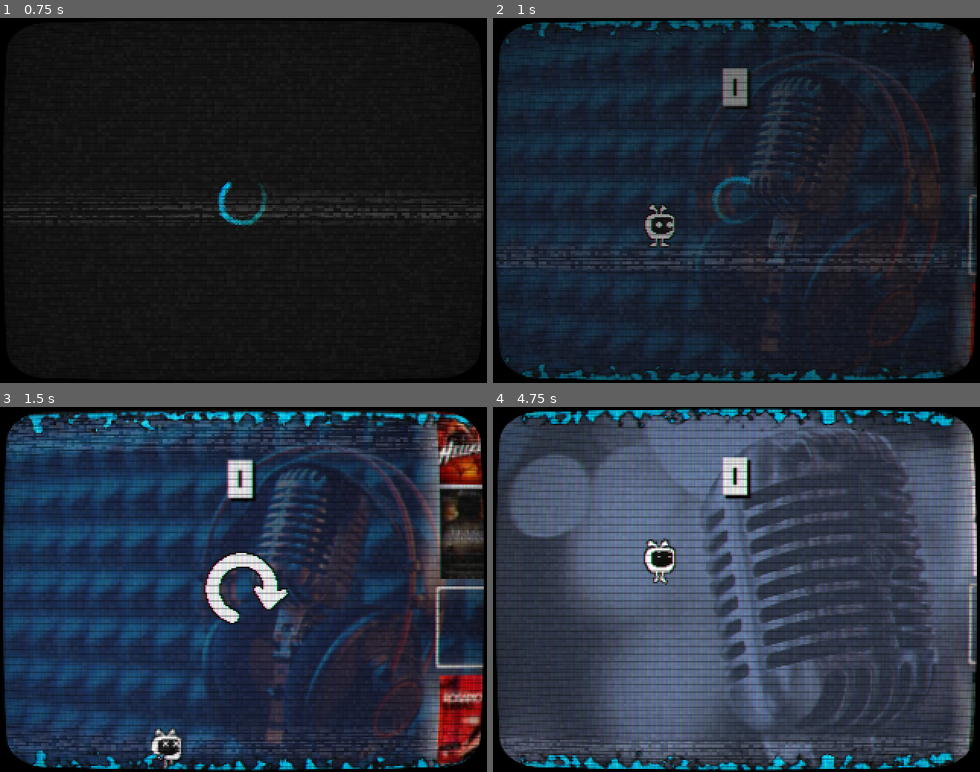
Above: before the commit, frames 1-4 (two rows, left to right).
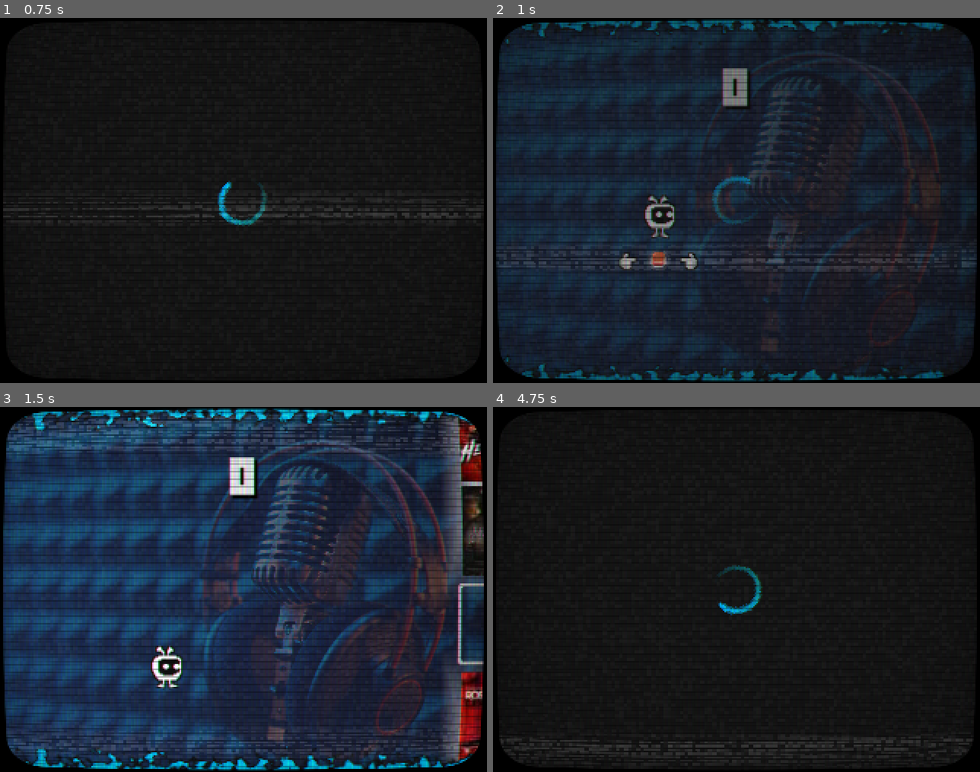
Above: after the commit, the same moments.

Repository: pstupka/stup-os-retro-games
Game: Godot game, scene res://game.tscn
The game is run twice, just before and just after one commit, with the same random seed, the same clock (stepped at 60 frames per second) and the same inputs. This scene is started directly instead of the project's main scene.
Inputs (mouse positions are in pixels of both pictures, inside the frame that each line leads up to):
- Up to frame 1 (0.75 s): tap Enter (ui_accept) at 0.5 s; hold Up (ui_up) from 0.53 s (still down); hold Enter (ui_accept) from 0.53 s (still down)
- Up to frame 2 (1 s): keep holding Up (ui_up); keep holding Enter (ui_accept); tap Q (p0_jump) at 0.77, 0.8 s
- Up to frame 3 (1.5 s): tap Q (p0_jump) at 1.07, 1.35 s; release Up (ui_up) at 1.28 s; release Enter (ui_accept) at 1.28 s; hold Down (ui_down) from 1.28 s (still down)
- Up to frame 4 (4.75 s): tap Q (p0_jump) at 1.52, 1.82, 3.02, 3.05, 3.32, 4.52 s; tap Space (p1_jump) at 1.55, 4.55 s; release Down (ui_down) at 2.03 s; hold Space (p1_jump) 2.03-2.78 s; hold Up (ui_up) 2.03-3.5 s; tap Enter (ui_accept) at 2.3, 2.85 s; click (736, 589) at 3.52 s; hold Down (ui_down) from 4.28 s (still down); hold Enter (ui_accept) from 4.28 s (still down)

Frame 1 is identical in both runs. In frame 2, 2.4% of the frame differs, in the area x 25-100%, y 4-96%; in frame 3, 17%; in frame 4, 94%, in the area x 0-100%, y 0-100%.

Commit message:
[Flappy TiVo] Add pause menu and fully working gameplay

Diff:
--- a/flappy-tivo/autoloads/game_controller.gd
+++ b/flappy-tivo/autoloads/game_controller.gd
@@ -1,8 +1,10 @@
 extends Node
+
+enum {GAME_NOT_READY, GAME_READY, GAME_STARTED, GAME_PAUSED, GAME_STOPPED, GAME_FINISHED}
 
 const SCREEN_SIZE: Vector2i = Vector2i(320, 240)
 
-var game_started: float = false
+var game_state: int = GAME_NOT_READY
 # Game options
 var single_player: bool = true
 var p1_color: Color = Color.WHITE
@@ -10,6 +12,20 @@
 
 
 func request_start_game() -> void:
-	if not game_started:
-		game_started = true
+	if game_state == GAME_READY:
+		game_state = GAME_STARTED
 		Events.game_started.emit()
+
+
+func restart() -> void:
+	game_state = GAME_NOT_READY
+	get_tree().reload_current_scene()
+
+
+func main_menu() -> void:
+	game_state = GAME_NOT_READY
+	get_tree().change_scene_to_file("res://ui/main_menu/main_menu.tscn")
+
+
+func quit() -> void:
+	get_tree().quit()
--- a/flappy-tivo/entities/player.gd
+++ b/flappy-tivo/entities/player.gd
@@ -37,7 +37,7 @@
 
 
 func _physics_process(delta: float) -> void:
-	if not GameController.game_started:
+	if not GameController.game_state == GameController.GAME_STARTED:
 		time_tick += delta
 		position.y += sin(10 * time_tick)
 		animation_sprite(_prev_position - position.y, false)
@@ -56,8 +56,8 @@
 
 
 func animation_sprite(position_delta: float, animate_eyes: bool = true) -> void:
-	leg_l.rotation_degrees = -clamp(position_delta * 35, 0, 35)
-	leg_r.rotation_degrees = clamp(position_delta * 35, 0, 35)
+	leg_l.rotation_degrees = -clamp(position_delta * 35, -10, 35)
+	leg_r.rotation_degrees = clamp(position_delta * 35, -10, 35)
 	antenna_l.rotation_degrees = clamp(-position_delta * 20, -20, 0)
 	antenna_r.rotation_degrees = clamp(position_delta * 20, 0, 20)
 	if animate_eyes:
@@ -89,7 +89,7 @@
 		print(str(self) + ": Score = " + str(score))
 		return
 
-	if area.is_in_group("Obstacles"):
+	if not dead and area.is_in_group("Obstacles"):
 		die(Vector2(-30, -MAX_VELOCITY * 0.5))
 
 
--- a/flappy-tivo/game.gd
+++ b/flappy-tivo/game.gd
@@ -1,5 +1,8 @@
 extends Node
 class_name Game
+
+
+const PAUSE_MENU = preload("res://ui/pause_menu/pause_menu.tscn")
 
 @onready var split_line: Line2D = $SplitLine
 @onready var players: Dictionary = {
@@ -22,9 +25,9 @@
 }
 @onready var primary_level: Level = $HBoxContainer/SubViewportContainer/SubViewport/Level
 @onready var player_start_buttons: Node2D = $PlayerStartButtons
-@onready var restart_button: Button = $RestartButton
 
 func _ready() -> void:
+	Events.loading_finished.connect(_on_loading_finished)
 	if GameController.single_player:
 		players["2"].viewport_container.queue_free()
 		players["2"].start_button.queue_free()
@@ -43,18 +46,16 @@
 	players["1"].player.score_changed.connect(players["1"].level._on_player_score_changed)
 	players["1"].player.died.connect(_on_player_died)
 	players["1"].player.modulate = GameController.p1_color
-	restart_button.pressed.connect(_on_restart_button_pressed)
 
 
 func _input(event: InputEvent) -> void:
-	if not GameController.game_started and (event.is_action_pressed("p0_jump") or event.is_action_pressed("p1_jump")):
+	if GameController.game_state == GameController.GAME_READY and (event.is_action_pressed("p0_jump") or event.is_action_pressed("p1_jump")):
 		GameController.request_start_game()
 		player_start_buttons.queue_free()
 
 
-func _on_restart_button_pressed() -> void:
-	GameController.game_started = false
-	get_tree().reload_current_scene()
+func _on_loading_finished() -> void:
+	GameController.game_state = GameController.GAME_READY
 
 
 func _on_player_died() -> void:
@@ -65,5 +66,4 @@
 		if is_instance_valid(player.player) and not player.player.dead:
 			return
 
-	restart_button.show()
-	restart_button.grab_focus()
+	add_child(PAUSE_MENU.instantiate())
--- a/flappy-tivo/game.tscn
+++ b/flappy-tivo/game.tscn
@@ -6,18 +6,7 @@
 [ext_resource type="Script" path="res://utils/camera_shaker.gd" id="4_dyuye"]
 [ext_resource type="Resource" uid="uid://dsg5beudqg643" path="res://utils/p1_controls.tres" id="5_qyy0b"]
 [ext_resource type="PackedScene" uid="uid://dqam5u3tlq2xu" path="res://ui/start_moving_player_button.tscn" id="6_dtgvv"]
-[ext_resource type="Texture2D" uid="uid://dxhqfj1dwxhbl" path="res://assets/sprites/arrow_clockwise.png" id="7_uusfk"]
 [ext_resource type="PackedScene" uid="uid://dwi5nbggu6nxw" path="res://ui/loading_screen/loading_screen.tscn" id="8_8udh0"]
-
-[sub_resource type="StyleBoxEmpty" id="StyleBoxEmpty_pcisp"]
-
-[sub_resource type="StyleBoxEmpty" id="StyleBoxEmpty_h3vt4"]
-
-[sub_resource type="StyleBoxEmpty" id="StyleBoxEmpty_kq0de"]
-
-[sub_resource type="StyleBoxEmpty" id="StyleBoxEmpty_3846i"]
-
-[sub_resource type="StyleBoxEmpty" id="StyleBoxEmpty_j1ma0"]
 
 [node name="Game" type="Node"]
 script = ExtResource("1_rr2f7")
@@ -85,30 +74,5 @@
 [node name="ButtonSpriteP2" parent="PlayerStartButtons" instance=ExtResource("6_dtgvv")]
 position = Vector2(190, 160)
 
-[node name="RestartButton" type="Button" parent="."]
-visible = false
-anchors_preset = 8
-anchor_left = 0.5
-anchor_top = 0.5
-anchor_right = 0.5
-anchor_bottom = 0.5
-offset_left = -32.0
-offset_top = -32.0
-offset_right = 32.0
-offset_bottom = 32.0
-grow_horizontal = 2
-grow_vertical = 2
-theme_override_colors/icon_normal_color = Color(0.709804, 0.709804, 0.709804, 1)
-theme_override_colors/icon_focus_color = Color(0.835294, 0.835294, 0.835294, 1)
-theme_override_colors/icon_pressed_color = Color(0, 0.654902, 0.882353, 1)
-theme_override_colors/icon_hover_color = Color(0.835294, 0.835294, 0.835294, 1)
-theme_override_styles/focus = SubResource("StyleBoxEmpty_pcisp")
-theme_override_styles/hover_pressed = SubResource("StyleBoxEmpty_h3vt4")
-theme_override_styles/hover = SubResource("StyleBoxEmpty_kq0de")
-theme_override_styles/pressed = SubResource("StyleBoxEmpty_3846i")
-theme_override_styles/normal = SubResource("StyleBoxEmpty_j1ma0")
-icon = ExtResource("7_uusfk")
-icon_alignment = 1
-
 [node name="LoadingScreen" parent="." instance=ExtResource("8_8udh0")]
 loading_time = 0.9
--- a/flappy-tivo/ui/main_menu/main_menu.gd
+++ b/flappy-tivo/ui/main_menu/main_menu.gd
@@ -1,4 +1,6 @@
 extends Control
+
+
 const GAME: PackedScene = preload("res://game.tscn")
 @onready var player_number_button: FlappyMenuButton = $CenterContainer/MarginContainer/ButtonsContainer/PlayerNumberButton
 @onready var select_p_1_button: FlappyMenuButton = $CenterContainer/MarginContainer/ButtonsContainer/SelectP1Button
@@ -7,6 +9,7 @@
 @onready var exit: FlappyMenuButton = $CenterContainer/MarginContainer/ButtonsContainer/Exit
 
 var current_button: FlappyMenuButton
+
 
 func _ready() -> void:
 	connect_signals()
@@ -32,7 +35,8 @@
 			play.name:
 				get_tree().change_scene_to_packed(GAME)
 			exit.name:
-				get_tree().quit()
+				GameController.quit()
+
 
 
 func _on_button_focused(button: FlappyMenuButton) -> void:
--- a/flappy-tivo/ui/main_menu/main_menu.tscn
+++ b/flappy-tivo/ui/main_menu/main_menu.tscn
@@ -96,7 +96,7 @@
 theme_override_fonts/normal_font = ExtResource("2_g7k4h")
 theme_override_font_sizes/normal_font_size = 32
 bbcode_enabled = true
-text = "[center][shake rate=3.0 level=1 connected=0][color=#00a7e1]Flappy TiVo[/color][/shake][/center]"
+text = "[center][wave freq=10 amp=30][color=#00a7e1]Flappy TiVo[/color][/wave][/center]"
 fit_content = true
 scroll_active = false
 threaded = true
--- /dev/null
+++ b/flappy-tivo/ui/pause_menu/pause_menu.gd
@@ -0,0 +1,34 @@
+extends Control
+class_name PauseMenu
+
+
+@onready var restart: FlappyMenuButton = $CenterContainer/MarginContainer/ButtonsContainer/Restart
+@onready var main_menu: FlappyMenuButton = $CenterContainer/MarginContainer/ButtonsContainer/MainMenu
+@onready var exit: FlappyMenuButton = $CenterContainer/MarginContainer/ButtonsContainer/Exit
+
+var current_button: FlappyMenuButton
+
+
+func _ready() -> void:
+	restart.focus_entered.connect(_on_button_focused.bind(restart))
+	main_menu.focus_entered.connect(_on_button_focused.bind(main_menu))
+	exit.focus_entered.connect(_on_button_focused.bind(exit))
+	restart.grab_focus()
+
+	var tween: Tween = create_tween().set_ease(Tween.EASE_OUT).set_trans(Tween.TRANS_BACK)
+	tween.tween_property(self, "position:y", 0, 0.6)
+
+
+func _input(event: InputEvent) -> void:
+	if event.is_action_pressed("ui_accept"):
+		match current_button.name:
+			restart.name:
+				GameController.restart()
+			main_menu.name:
+				GameController.main_menu()
+			exit.name:
+				GameController.quit()
+
+
+func _on_button_focused(button: FlappyMenuButton) -> void:
+	current_button = button
--- /dev/null
+++ b/flappy-tivo/ui/pause_menu/pause_menu.tscn
@@ -0,0 +1,68 @@
+[gd_scene load_steps=10 format=3 uid="uid://dxwcdw371t1kt"]
+
+[ext_resource type="PackedScene" uid="uid://b40jk1iyrrlvn" path="res://ui/main_menu/menu_button.tscn" id="1_epokg"]
+[ext_resource type="Script" path="res://ui/pause_menu/pause_menu.gd" id="1_nqlus"]
+[ext_resource type="Script" path="res://ui/main_menu/menu_option.gd" id="2_7qte5"]
+[ext_resource type="Texture2D" uid="uid://fm1njvpodlla" path="res://assets/sprites/main_menu/button_restart.png" id="3_3d4dm"]
+[ext_resource type="Texture2D" uid="uid://ddxmdxrc4h34w" path="res://assets/sprites/main_menu/button_home.png" id="4_r7rbm"]
+[ext_resource type="Texture2D" uid="uid://cuxkoyf12t8sl" path="res://assets/sprites/main_menu/button_exit.png" id="6_u6ags"]
+
+[sub_resource type="Resource" id="Resource_e1mpi"]
+script = ExtResource("2_7qte5")
+option_name = "Restart"
+option_texture = ExtResource("3_3d4dm")
+modulate = Color(1, 1, 1, 1)
+
+[sub_resource type="Resource" id="Resource_teumj"]
+script = ExtResource("2_7qte5")
+option_name = ""
+option_texture = ExtResource("4_r7rbm")
+modulate = Color(1, 1, 1, 1)
+
+[sub_resource type="Resource" id="Resource_4tbme"]
+script = ExtResource("2_7qte5")
+option_name = "EXIT"
+option_texture = ExtResource("6_u6ags")
+modulate = Color(1, 1, 1, 1)
+
+[node name="PauseMenu" type="Control"]
+layout_mode = 3
+anchors_preset = 15
+anchor_right = 1.0
+anchor_bottom = 1.0
+offset_top = -240.0
+offset_bottom = -240.0
+grow_horizontal = 2
+grow_vertical = 2
+script = ExtResource("1_nqlus")
+
+[node name="CenterContainer" type="CenterContainer" parent="."]
+layout_mode = 1
+anchors_preset = 15
+anchor_right = 1.0
+anchor_bottom = 1.0
+grow_horizontal = 2
+grow_vertical = 2
+
+[node name="MarginContainer" type="MarginContainer" parent="CenterContainer"]
+layout_mode = 2
+theme_override_constants/margin_top = 20
+
+[node name="ButtonsContainer" type="HBoxContainer" parent="CenterContainer/MarginContainer"]
+layout_mode = 2
+alignment = 1
+
+[node name="Restart" parent="CenterContainer/MarginContainer/ButtonsContainer" instance=ExtResource("1_epokg")]
+layout_mode = 2
+focus_neighbor_left = NodePath("../Exit")
+init_options = Array[ExtResource("2_7qte5")]([SubResource("Resource_e1mpi")])
+
+[node name="MainMenu" parent="CenterContainer/MarginContainer/ButtonsContainer" instance=ExtResource("1_epokg")]
+layout_mode = 2
+init_options = Array[ExtResource("2_7qte5")]([SubResource("Resource_teumj")])
+
+[node name="Exit" parent="CenterContainer/MarginContainer/ButtonsContainer" instance=ExtResource("1_epokg")]
+layout_mode = 2
+focus_neighbor_right = NodePath("../Restart")
+arrows_disabled = true
+init_options = Array[ExtResource("2_7qte5")]([SubResource("Resource_4tbme")])
Binary file added: flappy-tivo/assets/sprites/main_menu/button_home.png
Binary file added: flappy-tivo/assets/sprites/main_menu/button_restart.png
Not shown: 1 places in flappy-tivo/game.tscn that only renumber resources
